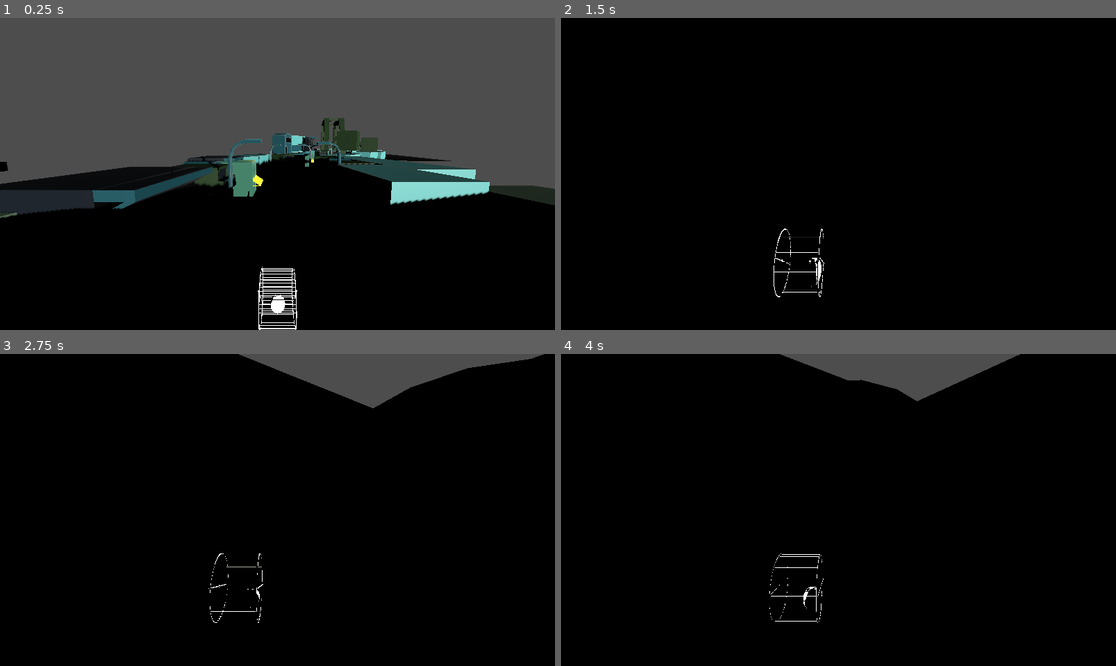
Above: before the commit, frames 1-4 (two rows, left to right).
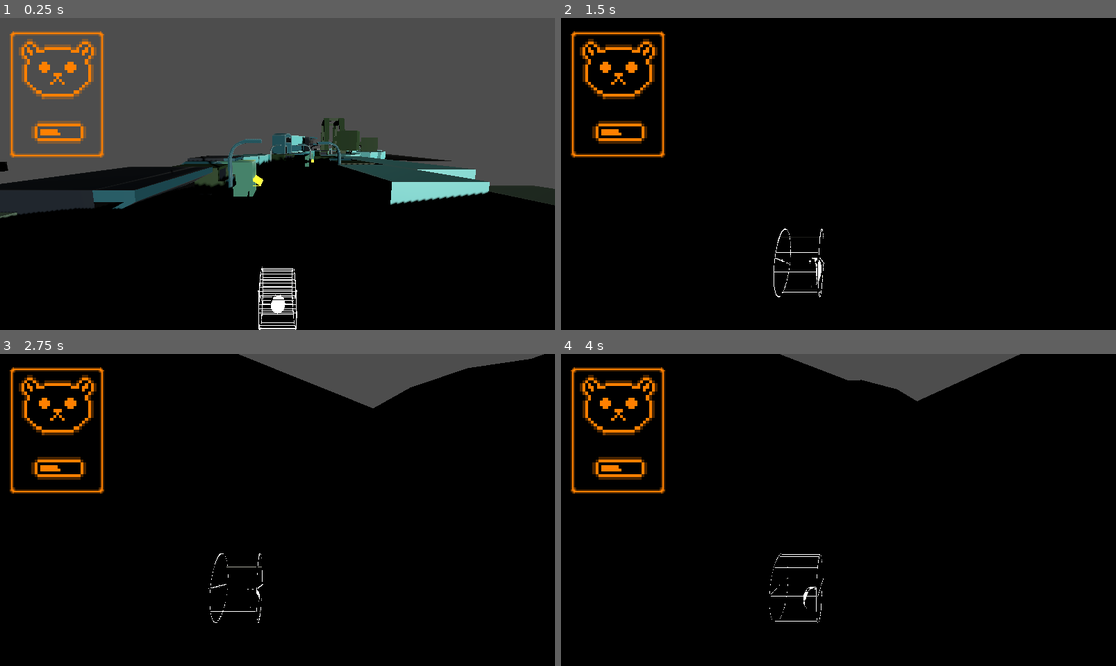
Above: after the commit, the same moments.

Repository: MlSHl/very-serious-gamejam
Game: Godot game, scene res://scenes/marathon.tscn
The game is run twice, just before and just after one commit, with the same random seed, the same clock (stepped at 60 frames per second) and the same inputs. This scene is started directly instead of the project's main scene.
Inputs:
- Up to frame 1 (0.25 s): no input
- Up to frame 2 (1.5 s): hold D (right) 0.53-1.28 s; hold A (left) from 1.28 s (still down)
- Up to frame 3 (2.75 s): release A (left) at 2.03 s; hold D (right) from 2.03 s (still down)
- Up to frame 4 (4 s): release D (right) at 3.53 s; hold A (left) from 3.53 s (still down)

The runs differ from the first frame. In frame 1, 2.3% of the frame differs, in the area x 1-19%, y 4-45%; in frame 2, 2.3%; in frame 3, 2.3%; in frame 4, 2.3%.

Commit message:
stressmeter UI

Diff:
--- a/scenes/marathon.tscn
+++ b/scenes/marathon.tscn
@@ -2,6 +2,7 @@
 
 [ext_resource type="PackedScene" uid="uid://bvchecf5a0r15" path="res://scenes/player.tscn" id="1_1bkos"]
 [ext_resource type="Script" uid="uid://cyrsj5jh34riq" path="res://scripts/marathon.gd" id="1_y0gav"]
+[ext_resource type="PackedScene" uid="uid://pakmkg5kkdux" path="res://scenes/stressmeter.tscn" id="3_vih64"]
 [ext_resource type="PackedScene" uid="uid://0884grb36qsr" path="res://assets/models/marathon assets/sidewalk fix marathon.glb" id="3_y0gav"]
 [ext_resource type="Shader" uid="uid://kwhwhvy2mrjf" path="res://shaders/cellshader.gdshader" id="4_lv3ga"]
 [ext_resource type="Texture2D" uid="uid://c78ibs20affqd" path="res://assets/models/marathon assets/sidewalk fix marathon_Cube.png" id="10_niwns"]
@@ -19,10 +20,12 @@
 [node name="player" parent="." unique_id=1076470779 instance=ExtResource("1_1bkos")]
 transform = Transform3D(1, 0, 0, 0, 0.92409045, -0.38217384, 0, 0.38217384, 0.92409045, -33.900513, 30.586914, 749.8278)
 
+[node name="stressmeter" parent="player" unique_id=958937246 instance=ExtResource("3_vih64")]
+
 [node name="marathon layout" parent="." unique_id=1880311007 instance=ExtResource("3_y0gav")]
 transform = Transform3D(1, 0, 0, 0, 1, 0, 0, 0, 1, -32.879997, 21.250275, 725.5831)
 
-[node name="bridge " parent="marathon layout" index="0" unique_id=1493384801]
+[node name="bridge " parent="marathon layout" index="0" unique_id=44266087]
 surface_material_override/9 = SubResource("ShaderMaterial_wejfl")
 
 [node name="DirectionalLight3D" type="DirectionalLight3D" parent="." unique_id=432614920]
--- /dev/null
+++ b/scenes/stressmeter.tscn
@@ -0,0 +1,107 @@
+[gd_scene format=3 uid="uid://pakmkg5kkdux"]
+
+[ext_resource type="Script" uid="uid://dgvmvhtkh8cmy" path="res://scripts/stressmeter.gd" id="1_53621"]
+[ext_resource type="Texture2D" uid="uid://d1rpg5oyi8jpy" path="res://assets/UI sprites/UI hamster white.png" id="2_13c60"]
+[ext_resource type="Texture2D" uid="uid://cqtpo2jtdai6o" path="res://assets/UI sprites/UI hamster white spaced.png" id="3_13c60"]
+
+[node name="stressmeter" type="Control" unique_id=958937246]
+layout_mode = 3
+anchors_preset = 15
+anchor_right = 1.0
+anchor_bottom = 1.0
+grow_horizontal = 2
+grow_vertical = 2
+script = ExtResource("1_53621")
+
+[node name="CanvasLayer" type="CanvasLayer" parent="." unique_id=249897738]
+
+[node name="spriteholder" type="NinePatchRect" parent="CanvasLayer" unique_id=1970005883]
+modulate = Color(0, 1, 0.33333334, 1)
+texture_filter = 1
+offset_left = 32.999985
+offset_top = 45.000023
+offset_right = 98.59998
+offset_bottom = 132.6
+scale = Vector2(5, 5)
+texture = ExtResource("2_13c60")
+draw_center = false
+region_rect = Rect2(6, 87, 13, 13)
+patch_margin_left = 6
+patch_margin_top = 6
+patch_margin_right = 6
+patch_margin_bottom = 6
+
+[node name="stresslevel0" type="Sprite2D" parent="CanvasLayer/spriteholder" unique_id=661457166]
+visible = false
+position = Vector2(33.2, 26.199997)
+scale = Vector2(1.9999996, 1.9999996)
+texture = ExtResource("3_13c60")
+region_enabled = true
+region_rect = Rect2(27, 13, 27, 21)
+
+[node name="lvl0" type="Sprite2D" parent="CanvasLayer/spriteholder/stresslevel0" unique_id=1137758113]
+position = Vector2(0.4999981, 22.000002)
+scale = Vector2(1.0000001, 1.0000001)
+texture = ExtResource("3_13c60")
+region_enabled = true
+region_rect = Rect2(1, 31, 19, 8)
+
+[node name="stresslevel1" type="Sprite2D" parent="CanvasLayer/spriteholder" unique_id=1672769614]
+visible = false
+position = Vector2(33.2, 26.199991)
+scale = Vector2(1.9999996, 1.9999996)
+texture = ExtResource("3_13c60")
+region_enabled = true
+region_rect = Rect2(27, 38, 27, 21)
+
+[node name="lvl1" type="Sprite2D" parent="CanvasLayer/spriteholder/stresslevel1" unique_id=2022055566]
+position = Vector2(0.5, 22.000002)
+scale = Vector2(1.0000001, 1.0000001)
+texture = ExtResource("3_13c60")
+region_enabled = true
+region_rect = Rect2(1, 40, 19, 8)
+
+[node name="stresslevel2" type="Sprite2D" parent="CanvasLayer/spriteholder" unique_id=216947191]
+visible = false
+position = Vector2(33.2, 26.199991)
+scale = Vector2(1.9999996, 1.9999996)
+texture = ExtResource("3_13c60")
+region_enabled = true
+region_rect = Rect2(27, 65, 27, 21)
+
+[node name="lvl2" type="Sprite2D" parent="CanvasLayer/spriteholder/stresslevel2" unique_id=1263710882]
+position = Vector2(0.5, 22.000002)
+scale = Vector2(1.0000001, 1.0000001)
+texture = ExtResource("3_13c60")
+region_enabled = true
+region_rect = Rect2(1, 49, 19, 8)
+
+[node name="stresslevel3" type="Sprite2D" parent="CanvasLayer/spriteholder" unique_id=821678544]
+visible = false
+position = Vector2(33.2, 26.199991)
+scale = Vector2(1.9999996, 1.9999996)
+texture = ExtResource("3_13c60")
+region_enabled = true
+region_rect = Rect2(59, 13, 27, 21)
+
+[node name="lvl3" type="Sprite2D" parent="CanvasLayer/spriteholder/stresslevel3" unique_id=785347847]
+position = Vector2(0.5, 21.999998)
+scale = Vector2(1.0000001, 1.0000001)
+texture = ExtResource("3_13c60")
+region_enabled = true
+region_rect = Rect2(1, 58, 19, 8)
+
+[node name="stresslevel4" type="Sprite2D" parent="CanvasLayer/spriteholder" unique_id=618524167]
+visible = false
+position = Vector2(33.199997, 26.199991)
+scale = Vector2(1.9999996, 1.9999996)
+texture = ExtResource("3_13c60")
+region_enabled = true
+region_rect = Rect2(59, 45, 27, 21)
+
+[node name="lvl4" type="Sprite2D" parent="CanvasLayer/spriteholder/stresslevel4" unique_id=211750765]
+position = Vector2(0.5000019, 22.000002)
+scale = Vector2(1.0000001, 1.0000001)
+texture = ExtResource("3_13c60")
+region_enabled = true
+region_rect = Rect2(1, 67, 19, 8)
--- /dev/null
+++ b/scripts/stressmeter.gd
@@ -0,0 +1,45 @@
+extends Control
+@onready var spriteholder: NinePatchRect = $CanvasLayer/spriteholder
+@onready var stresslevel_0: Sprite2D = $CanvasLayer/spriteholder/stresslevel0
+@onready var lvl_0: Sprite2D = $CanvasLayer/spriteholder/stresslevel0/lvl0
+@onready var stresslevel_1: Sprite2D = $CanvasLayer/spriteholder/stresslevel1
+@onready var lvl_1: Sprite2D = $CanvasLayer/spriteholder/stresslevel1/lvl1
+@onready var stresslevel_2: Sprite2D = $CanvasLayer/spriteholder/stresslevel2
+@onready var lvl_2: Sprite2D = $CanvasLayer/spriteholder/stresslevel2/lvl2
+@onready var stresslevel_3: Sprite2D = $CanvasLayer/spriteholder/stresslevel3
+@onready var lvl_3: Sprite2D = $CanvasLayer/spriteholder/stresslevel3/lvl3
+@onready var stresslevel_4: Sprite2D = $CanvasLayer/spriteholder/stresslevel4
+@onready var lvl_4: Sprite2D = $CanvasLayer/spriteholder/stresslevel4/lvl4
+
+var R: float = 0.0
+var G: float = 1.0
+var B: float = 0.33
+var stress_level: float = 50
+
+# Called when the node enters the scene tree for the first time.
+func _ready() -> void:
+	spriteholder.visible = true
+	print(R," ",G," " ,B," ",stress_level)
+
+# Called every frame. 'delta' is the elapsed time since the previous frame.
+func _process(delta: float) -> void:
+	if stress_level < 20:
+		stresslevel_0.show()
+	elif stress_level > 19 and stress_level < 40:
+		stresslevel_1.show()
+		stresslevel_0.hide()
+	elif stress_level > 39 and stress_level < 60:
+		stresslevel_2.show()
+		stresslevel_1.hide()
+	elif stress_level > 59 and stress_level < 80:
+		stresslevel_3.show()
+		stresslevel_2.hide()
+	elif stress_level > 79:
+		stresslevel_4.show()
+		stresslevel_3.hide()
+
+	R = 0.0 + stress_level * 1.01
+	G = 1.0 - stress_level * 0.01
+	B = 0.33 - stress_level / 0.003
+
+	spriteholder.modulate = Color(R,G,B,1.0)
Binary file added: assets/UI sprites/UI hamster colour.png
Not shown, added: assets/UI sprites/UI hamster colour.png.import
Binary file added: assets/UI sprites/UI hamster white largepng.png
Not shown, added: assets/UI sprites/UI hamster white largepng.png.import
Binary file added: assets/UI sprites/UI hamster white spaced.png
Not shown, added: assets/UI sprites/UI hamster white spaced.png.import
Binary file added: assets/UI sprites/UI hamster white.png
Not shown, added: assets/UI sprites/UI hamster white.png.import
Not shown, changed: assets/models/Untitled.blend.import
Not shown, changed: assets/models/Untitled.glb.import
Not shown, changed: assets/models/city_assets/car-taxi-v3.glb.import
Not shown, changed: assets/models/hamster_v1.0.blend.import
(and 26 more such lines)
